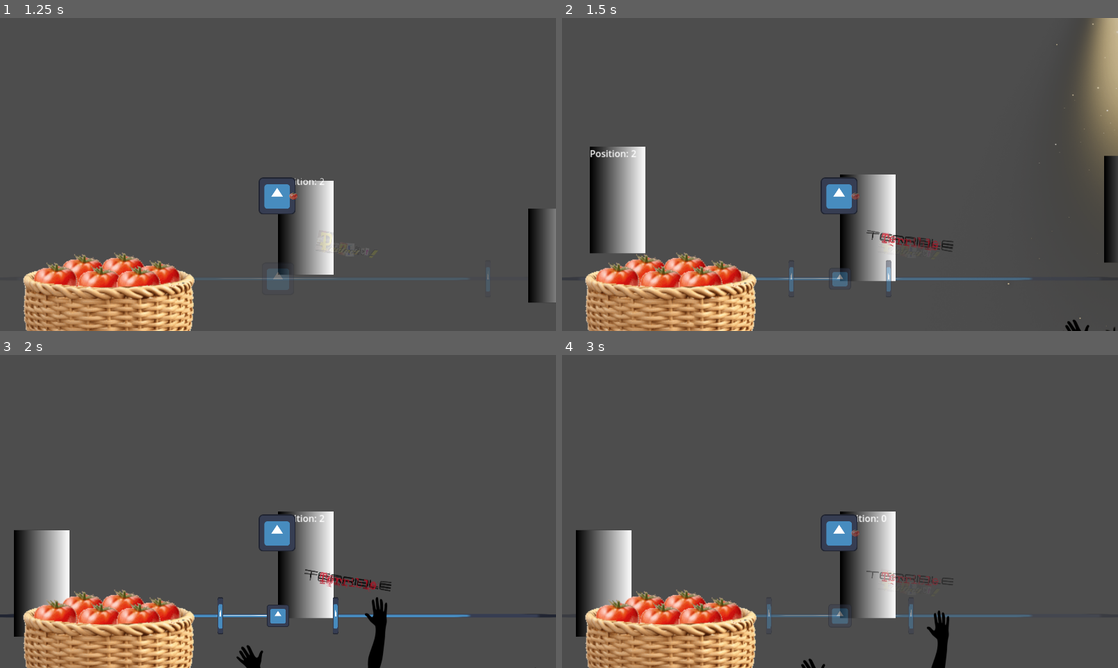
Above: before the commit, frames 1-4 (two rows, left to right).
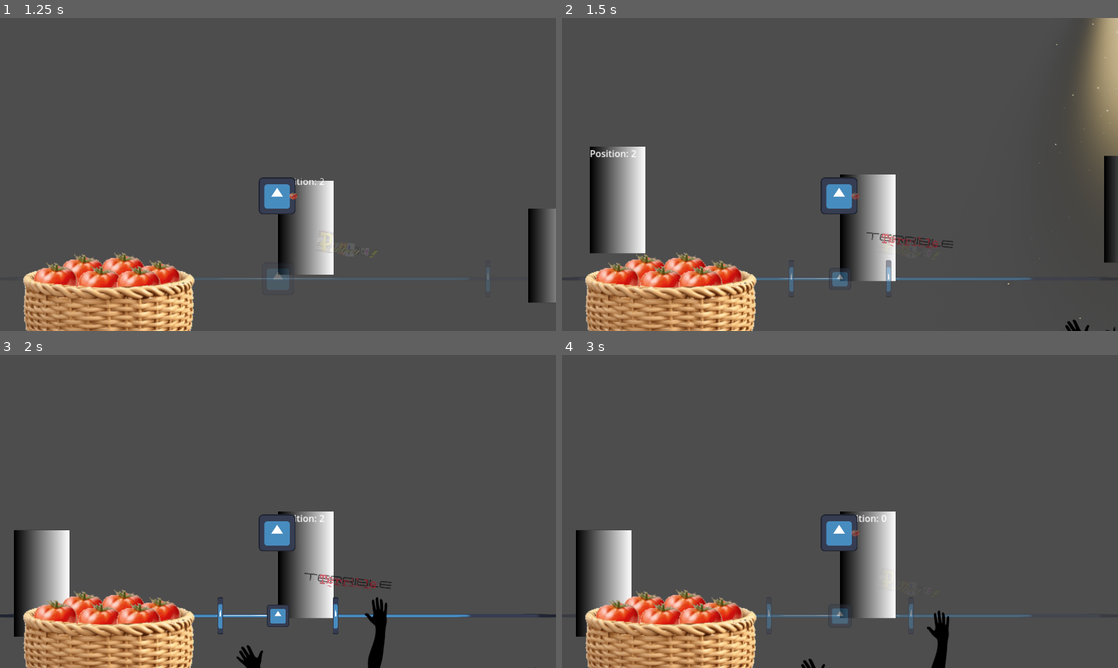
Above: after the commit, the same moments.

Repository: Quarticore/UntitledTomatoGame
Game: Godot game, scene res://scenes/main.tscn
Same seed, same stepped clock (60 frames per second), same inputs: the game is played once before the commit and once after it. The engine's default icon, where the game draws it, is replaced by a stand-in: a white triangle on a blue panel in a dark square. Sound files missing from this copy of the repository are replaced by a short silence.
Inputs (mouse positions are in pixels of both pictures, inside the frame that each line leads up to):
- Up to frame 1 (1.25 s): move the mouse to (150, 180) at 0.52 s; hold D (InputRight) from 0.53 s (still down); click (150, 180) at 0.6 s
- Up to frame 2 (1.5 s): move the mouse to (1117, 255) at 1.27 s; release D (InputRight) at 1.28 s; hold A (InputLeft) from 1.28 s (still down); tap S (InputMiddle) at 1.35 s; click (1117, 255) at 1.42 s
- Up to frame 3 (2 s): keep holding A (InputLeft)
- Up to frame 4 (3 s): move the mouse to (867, 564) at 2.02 s; release A (InputLeft) at 2.03 s; hold D (InputRight) from 2.03 s (still down); click (867, 564) at 2.1 s; move the mouse to (812, 574) at 2.77 s; tap S (InputMiddle) at 2.85 s; click (812, 574) at 2.92 s

Frame 1 is identical in both runs. In frame 2, 0.2% of the frame differs, in the area x 54-71%, y 67-75%; in frame 3, 0.2%; in frame 4, 0.2%, in the area x 54-71%, y 68-74%.

Commit message:
fix: one input per beat

Diff:
--- a/assets/scripts/metronome.gd
+++ b/assets/scripts/metronome.gd
@@ -13,6 +13,7 @@
 var offset = 0.2
 var last_beat_elapsed = 0.0
 var combo = 0
+var last_input_beat = -1
 
 # Called when the node enters the scene tree for the first time.
 func _ready() -> void:
@@ -51,8 +52,15 @@
 		# No input
 		return
 
+
 	var beat_whole = round(beats_elapsed)
 	var difference = abs(beats_elapsed - beat_whole)
+
+	if last_input_beat == beat_whole:
+		# no spamming!
+		return
+
+	last_input_beat = beat_whole
 
 	if (difference <= input_within):
 		# We hit! Show accuracy
